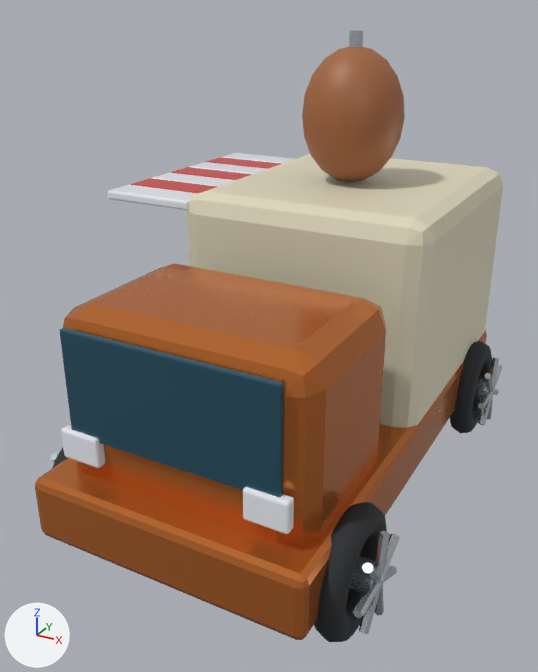
Two versions of the Blender file Art/Blender/Models/vehicle_kebab.blend, one commit apart.
The view is the same before and after, from a 50 mm camera at (2.04, -4.23, 3.18) aimed at (-0.19, -0.16, 1.15). Every picture has the same lights, and +X, +Y and +Z are marked at lower left. The first picture is the older version.

The first picture shows 'Awning stripe.006', 'Cabin', 'Chassis', 'Headlamp', 'Headlamp.001', 'Kitchen', 'Roasted kebab', 'Tread.001', 'Tread.003', 'Windshield' and 24 more.
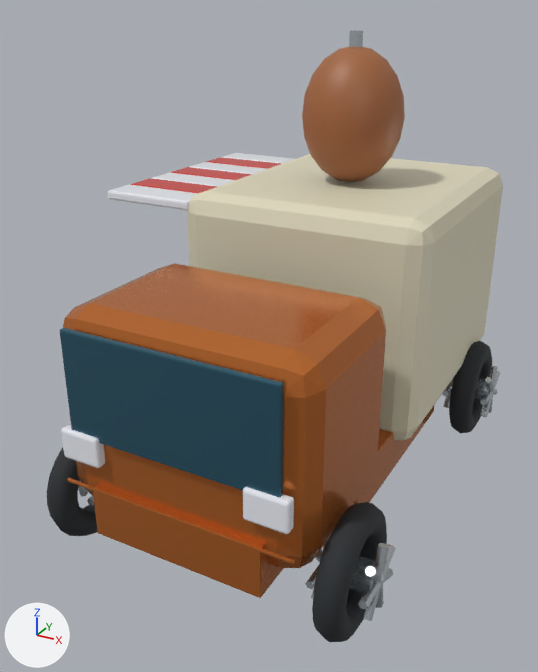
Diff of the bpy script that builds the scene:
```diff
--- a/Art/Blender/Models/vehicle_kebab.blend.py
+++ b/Art/Blender/Models/vehicle_kebab.blend.py
@@ me_chassis @@
 # used by ob_chassis; location = (0.0, 0.0, 0.52)
-me_chassis.from_pydata(...)  # 8 vertices, 6 faces; spans x -0.88..0.88, y -1.75..1.75, z -0.2..0.2
+me_chassis.from_pydata(...)  # 72 vertices, 38 faces; spans x -0.74..0.74, y -1.6..1.6, z -0.16..0.16
+# me_chassis part 1: 8 vertices removed from x -0.88..0.88, y -1.75..1.75, z -0.2..0.2; 72 vertices added at x -0.74..0.74, y -1.6..1.6, z -0.16..0.16
 me_chassis.materials.append(mat_paint_kebab)
```

Boxes (x1, y1, x2, y2) around the edits, measured in the pictures (538 x 672 px):
'Chassis', reshaped
    before: (35, 330, 487, 640)
    after: (67, 406, 434, 598)
'Tread.002', unchanged, uncovered by the edit
    before: (52, 448, 67, 468)
    after: (47, 448, 97, 536)
